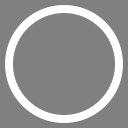
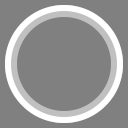
Layer changes from the first 128×128 image to the second:
painted on "Ellipse 1" (1st of 2) over [11, 11, 117, 117]
added layer "Ellipse 1" (2nd of 2) (50%) over [5, 5, 123, 123]
